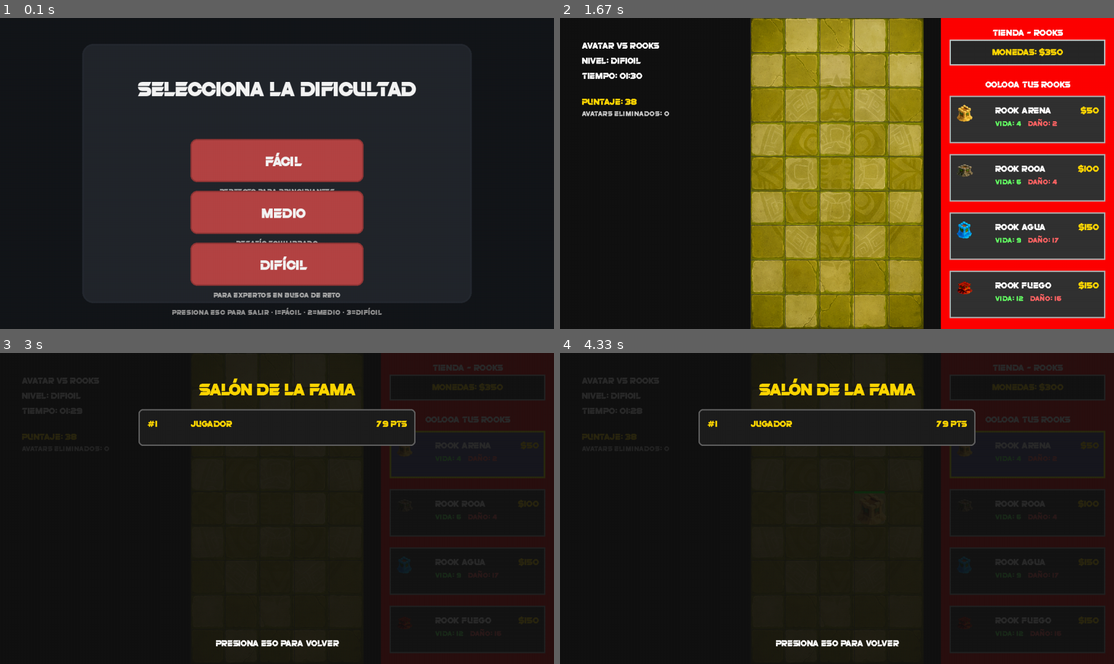
Above: before the commit, frames 1-4 (two rows, left to right).
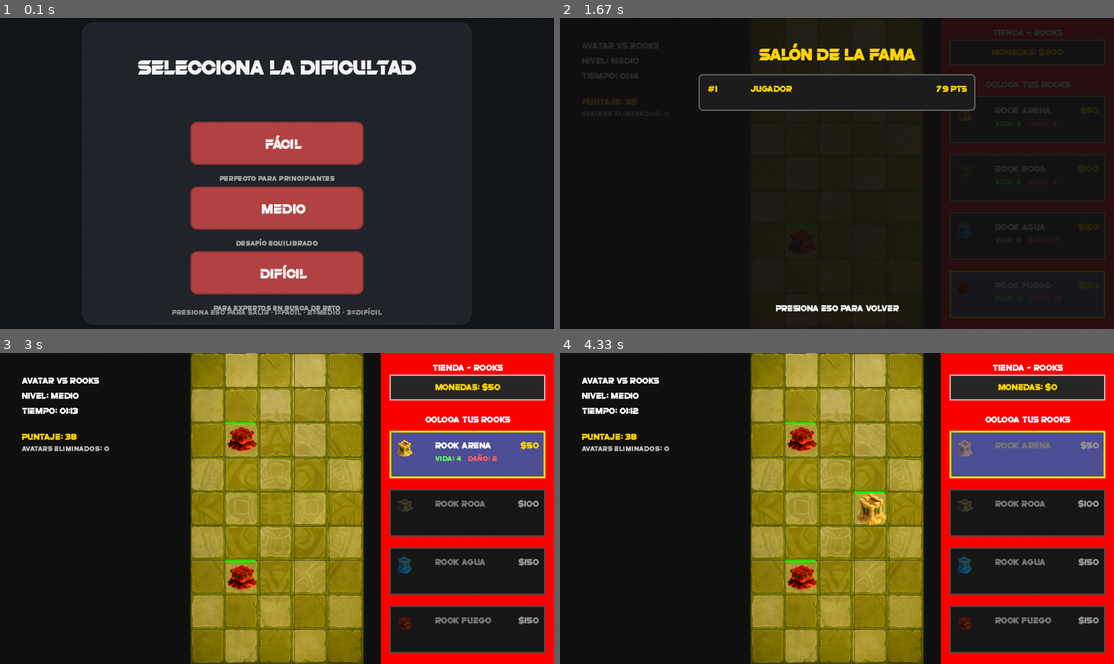
Above: after the commit, the same moments.

Repository: Otagoat14/AvatarVsRooksV2
Game: pygame game, started from dificultad.py
Two runs of this game, one before a commit and one after it. Both use one fixed random seed, a clock stepped at 60 frames per second and the inputs below.
Inputs (mouse positions are in pixels of both pictures, inside the frame that each line leads up to):
- Up to frame 1 (0.1 s): no input
- Up to frame 2 (1.67 s): click (814, 185) at 0.38 s; tap F at 0.67 s; click (1041, 282) at 1.05 s; click (809, 254) at 1.38 s
- Up to frame 3 (3 s): click (260, 455) at 1.72 s; tap F at 2.5 s; click (393, 452) at 2.92 s
- Up to frame 4 (4.33 s): click (859, 496) at 3.22 s

The runs differ from the first frame. In frame 1, 12% of the frame differs, in the area x 24-76%, y 13-95%; in frame 2, 62%, in the area x 3-100%, y 0-100%; in frame 3, 51%; in frame 4, 51%.

Commit message:
ajuste de descripción de dificultad en la pantalla de selección de dificultad

Diff:
--- a/dificultad.py
+++ b/dificultad.py
@@ -115,24 +115,24 @@
         center_y = self.WIN_H // 2
 
         btn_width, btn_height = 400, 100
-        espaciado = 120
-
-        # Botones
+        espaciado = 140  # Aumentado de 120 a 140 para más separación
+
+        # Botones con más espacio entre ellos
         self.botones = {
             "facil": {
-                "rect": pygame.Rect(center_x - btn_width//2, center_y - 80, btn_width, btn_height),
+                "rect": pygame.Rect(center_x - btn_width//2, center_y - 120, btn_width, btn_height),
                 "texto": "🎮 " + self.t("FÁCIL"),
                 "descripcion": self.t("Perfecto para principiantes"),
                 "hover": False
             },
             "medio": {
-                "rect": pygame.Rect(center_x - btn_width//2, center_y + 40, btn_width, btn_height),
+                "rect": pygame.Rect(center_x - btn_width//2, center_y + 30, btn_width, btn_height),
                 "texto": "⚔️ " + self.t("MEDIO"),
                 "descripcion": self.t("Desafío equilibrado"),
                 "hover": False
             },
             "dificil": {
-                "rect": pygame.Rect(center_x - btn_width//2, center_y + 160, btn_width, btn_height),
+                "rect": pygame.Rect(center_x - btn_width//2, center_y + 180, btn_width, btn_height),
                 "texto": "🔥 " + self.t("DIFÍCIL"),
                 "descripcion": self.t("Para expertos en busca de reto"),
                 "hover": False
@@ -172,10 +172,10 @@
         texto_rect = texto_surface.get_rect(center=rect.center)
         self.screen.blit(texto_surface, texto_rect)
 
-        # Dibujar descripción
+        # Dibujar descripción - AUMENTAR ESPACIO entre botón y descripción
         color_desc = self._ajustar_color(self.col_texto, 0.7)
         desc_surface = self.fuente_desc.render(descripcion, True, color_desc)
-        desc_rect = desc_surface.get_rect(center=(rect.centerx, rect.bottom + 20))
+        desc_rect = desc_surface.get_rect(center=(rect.centerx, rect.bottom + 30))  # Aumentado de 20 a 30
         self.screen.blit(desc_surface, desc_rect)
 
     def _procesar_eventos(self):
@@ -216,15 +216,15 @@
         # Fondo
         self.screen.fill(self.col_fondo)
 
-        # Panel central
-        panel_rect = pygame.Rect(self.WIN_W//2 - 450, self.WIN_H//2 - 300, 900, 600)
+        # Panel central - AUMENTAR ALTURA para acomodar mejor los botones
+        panel_rect = pygame.Rect(self.WIN_W//2 - 450, self.WIN_H//2 - 350, 900, 700)  # Aumentada altura de 600 a 700
         pygame.draw.rect(self.screen, self.col_ventana, panel_rect, border_radius=25)
         pygame.draw.rect(self.screen, self._ajustar_color(self.col_ventana, 1.1),
                        panel_rect, width=4, border_radius=25)
 
-        # Título
+        # Título - Ajustar posición para centrar mejor
         titulo_surface = self.fuente_titulo.render(self.t("SELECCIONA LA DIFICULTAD"), True, self.col_texto)
-        titulo_rect = titulo_surface.get_rect(center=(self.WIN_W//2, self.WIN_H//2 - 200))
+        titulo_rect = titulo_surface.get_rect(center=(self.WIN_W//2, self.WIN_H//2 - 250))  # Ajustada posición
         self.screen.blit(titulo_surface, titulo_rect)
 
         # Dibujar botones
